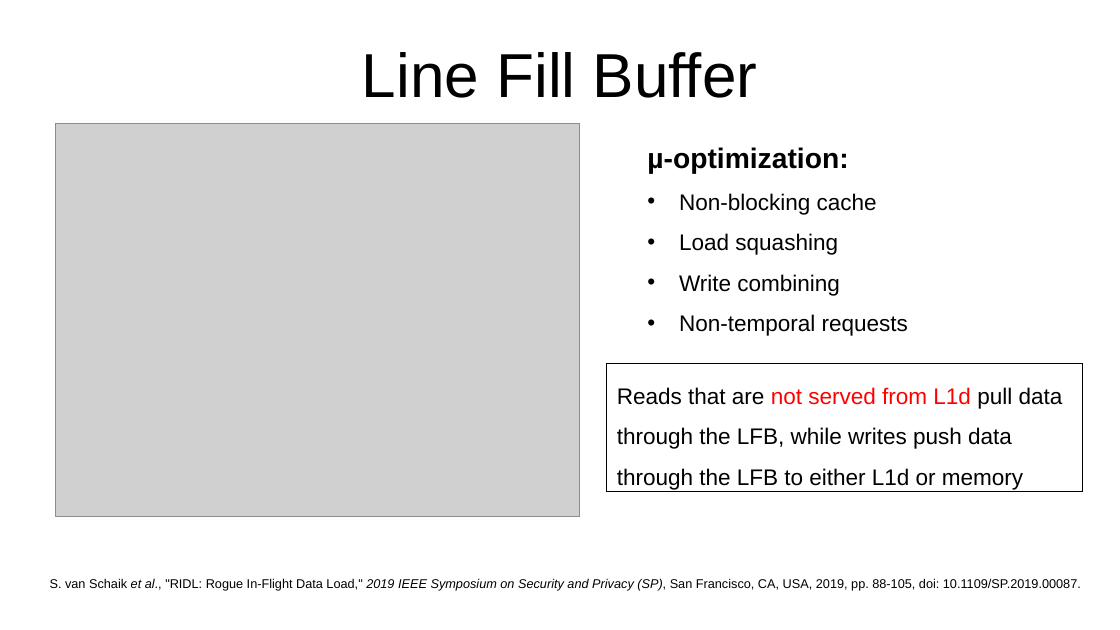
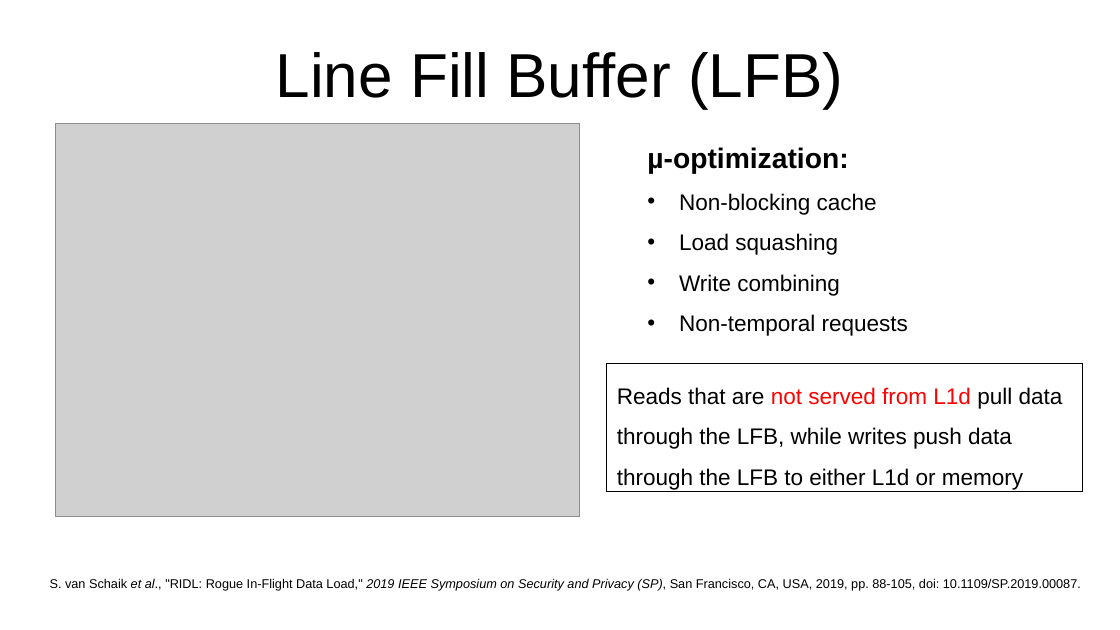
Before and after one commit to Rijndael99/hw_vulnerabilities, a slide deck: slide 5 of presentation1.pptx. Drawn at 1120x630 pixels with LibreOffice and Linux fonts; fonts in the diff are those of the drawing; grey boxes stand for pictures. Boxes give left, top, right and bottom in pixels: in the first picture for what was removed or moved away, otherwise in the second. Text is boxed around its words. In the diff, an @@ line names an element or a change of style, - is before the commit and + after.

```diff
--- a/presentation1.pptx
+++ b/presentation1.pptx
@@ title at <box>276,52,843,109</box>: text changed @@
-Line Fill Buffer
+Line Fill Buffer (LFB)
```
Also in this commit, not shown: 7 other slides changed, 4 slides added.
